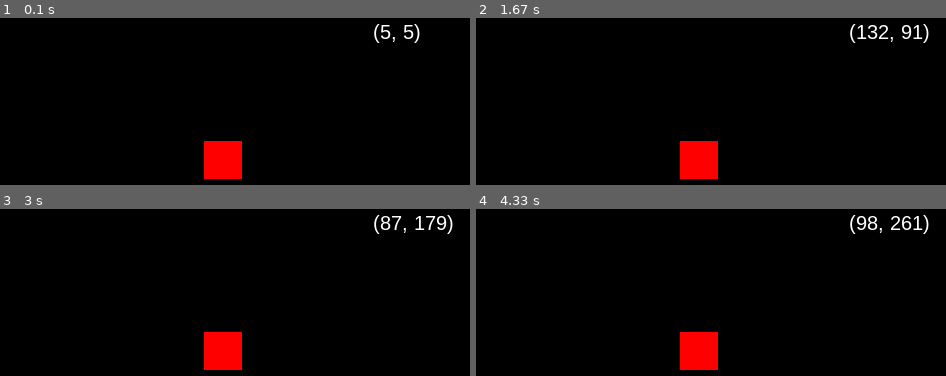
Above: before the commit, frames 1-4 (two rows, left to right).
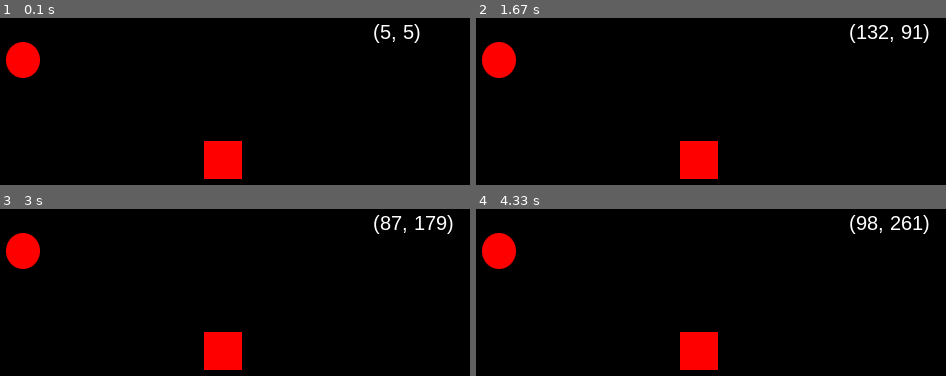
Above: after the commit, the same moments.

Repository: jonalfarlinga/lazars
Game: pygame game, started from lazars_main.py
The game is run twice, just before and just after one commit, with the same random seed, the same clock (stepped at 60 frames per second) and the same inputs.
Inputs (mouse positions are in pixels of both pictures, inside the frame that each line leads up to):
- Up to frame 1 (0.1 s): no input
- Up to frame 2 (1.67 s): click (696, 159) at 0.38 s; click (outside the picture) at 0.72 s; click (outside the picture) at 1.05 s; click (579, 101) at 1.38 s
- Up to frame 3 (3 s): click (outside the picture) at 1.72 s; click (150, 289) at 2.05 s; click (outside the picture) at 2.38 s; click (outside the picture) at 2.72 s
- Up to frame 4 (4.33 s): click (551, 292) at 3.05 s; click (outside the picture) at 3.38 s; click (outside the picture) at 3.72 s; click (outside the picture) at 4.05 s

The runs differ from the first frame. In frame 1, 1.3% of the frame differs, in the area x 1-9%, y 14-36%; in frame 2, 1.3%; in frame 3, 1.3%; in frame 4, 1.3%.

Commit message:
added Player

Diff:
--- a/lazars_main.py
+++ b/lazars_main.py
@@ -11,8 +11,8 @@
 FramesPerSecond = pygame.time.Clock()
 
 # load and set the logo
-# logo = pygame.image.load("logo32x32.png")
-# pygame.display.set_icon(logo)
+logo = pygame.image.load(os.path.join("assets", "laser.png"))
+pygame.display.set_icon(logo)
 pygame.display.set_caption("Lazars")
 font = pygame.font.SysFont("Arial", 20)
 
@@ -43,6 +43,16 @@
 class Player(pygame.sprite.Sprite):
     def __init__(self):
         super().__init__()
+        self.image = pygame.image.load(os.path.join("assets", "player.png"))
+        self.rect = self.image.get_rect()
+        self.rect.center = (SCREEN_WIDTH//2, SCREEN_HEIGHT//2)
+
+    def blit_sprite(self, surface):
+        surface.blit(
+            source=self.image,
+            dest=(self.rect.centerx-self.image.get_size()[0]//2,
+                  self.rect.centery-self.image.get_size()[1]//2)
+        )
 
 
 # create a surface on screen that has the size of 240 x 180
@@ -67,6 +77,9 @@
 walls = pygame.sprite.Group()
 walls.add(wall)
 
+player = Player()
+player.rect.center = (50, 50)
+
 
 # define a main function
 def main():
@@ -85,6 +98,7 @@
             sprite.blit_sprite(screen)
             if sprite.rect.collidepoint(point):
                 print("COLLISION" + str(sprite))
+        player.blit_sprite(screen)
         # event handling, gets all event from the event queue
         for event in pygame.event.get():
             # only do something if the event is of type QUIT
Binary file added: assets/laser.png
Binary file added: assets/player.png
Not shown, added: assets/laser.xcf
Not shown, added: assets/player.xcf
